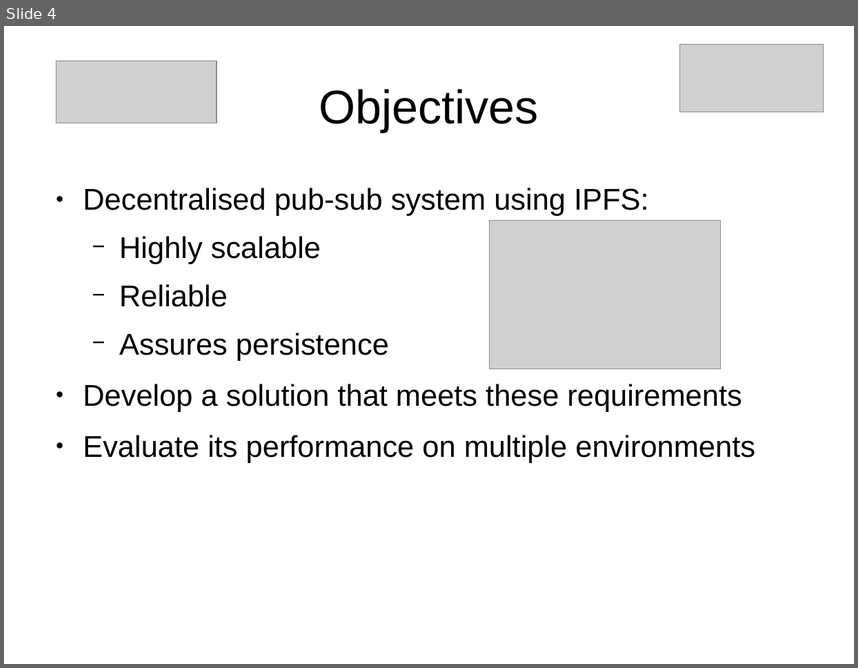
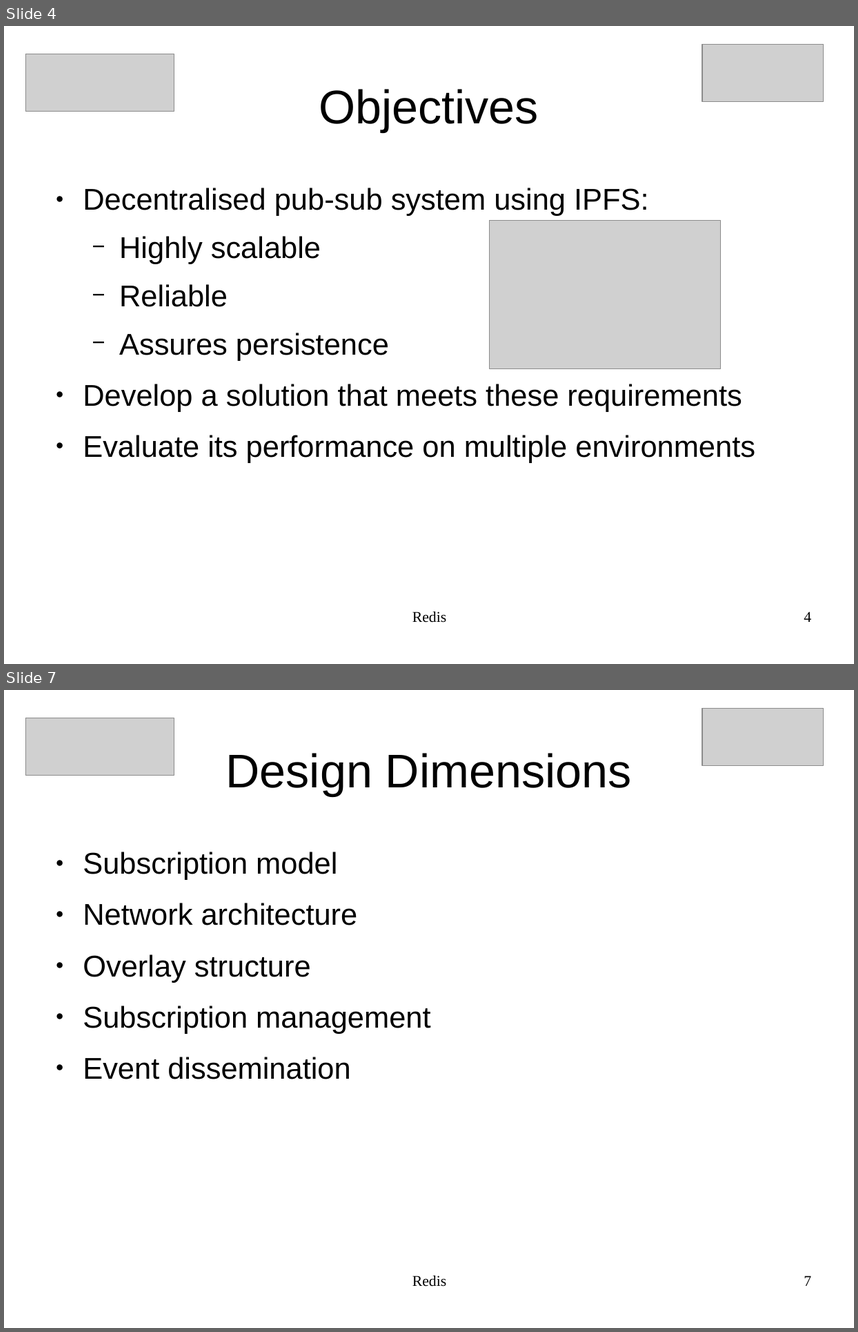
Before and after one commit to JGAntunes/pulsarcast, a slide deck: project-report/presentation.odp. Shown one above the other, each under a label of ours: slide 4 before the commit, slides 4 and 7 after it; the slides between them are not shown. The pictures are 858x668 and 858x1332 pixels, drawn with LibreOffice and Linux fonts; fonts in the diff are those of the drawing; grey boxes stand for pictures. Boxes give left, top, right and bottom in pixels: in the first picture for what was removed or moved away, otherwise in the second. Text is boxed around its words. In the diff, an @@ line names an element or a change of style, - is before the commit and + after.

```diff
--- a/project-report/presentation.odp
+++ b/project-report/presentation.odp
@@ slide 7 added at bbox=[4, 690, 854, 1328], background #FFFFFF @@
@@ picture added at bbox=[703, 709, 825, 766] @@
@@ picture added at bbox=[25, 718, 174, 776] @@
@@ title added at bbox=[225, 753, 632, 796], 44 pt, text #000000 @@
+Design Dimensions
@@ text added at bbox=[83, 851, 430, 1079], 28 pt, text #000000 @@
+● Subscription model
+● Network architecture
+● Overlay structure
+● Subscription management
+● Event dissemination
@@ text added at bbox=[412, 1275, 447, 1286], 14 pt, text #000000 @@
+Redis
@@ page number added at bbox=[804, 1275, 811, 1285], 14 pt, text #000000 @@
+7
@@ slide 4 changed as well @@
@@ picture: place and size @@
-picture at bbox=[680, 45, 824, 112]
+picture at bbox=[703, 45, 825, 102]
@@ picture: place and size @@
-picture at bbox=[56, 60, 216, 123]
+picture at bbox=[25, 54, 174, 112]
@@ text added at bbox=[412, 611, 447, 622], 14 pt, text #000000 @@
+Redis
@@ page number added at bbox=[804, 611, 811, 621], 14 pt, text #000000 @@
+4
```
Also in this commit, not shown: 2 other slides changed, 7 other slides added, 1 slide removed.
